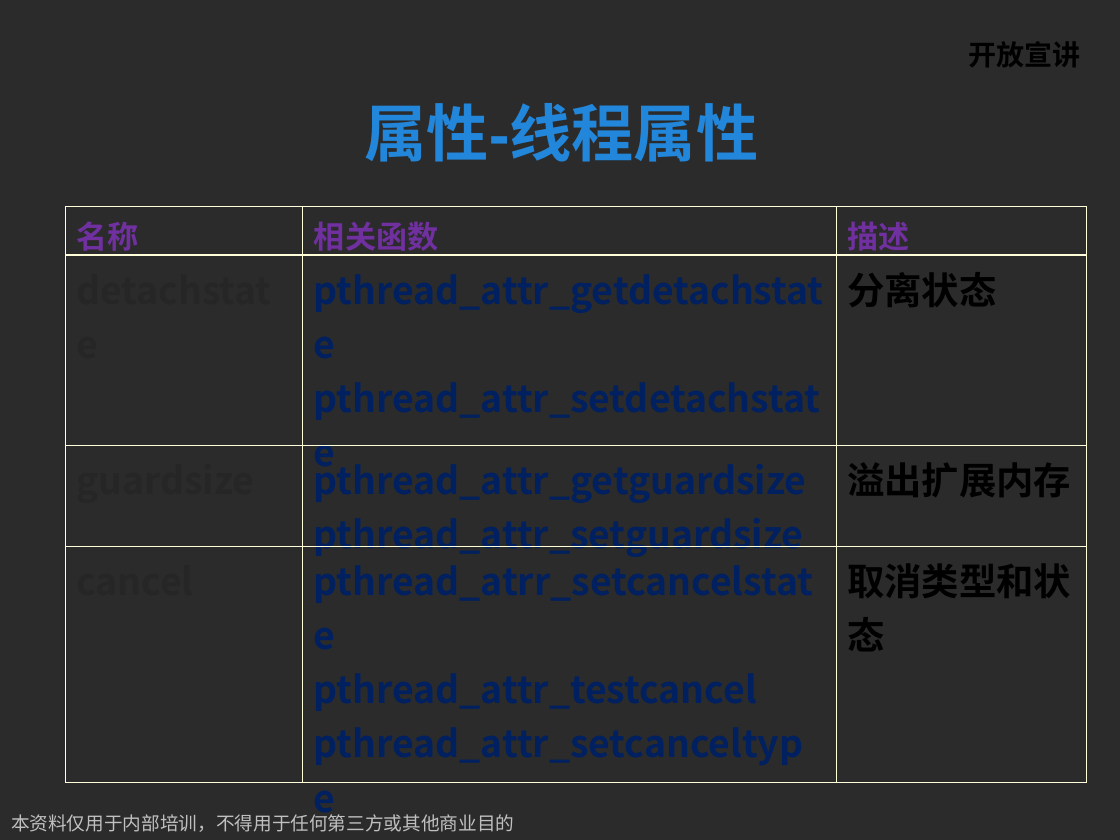
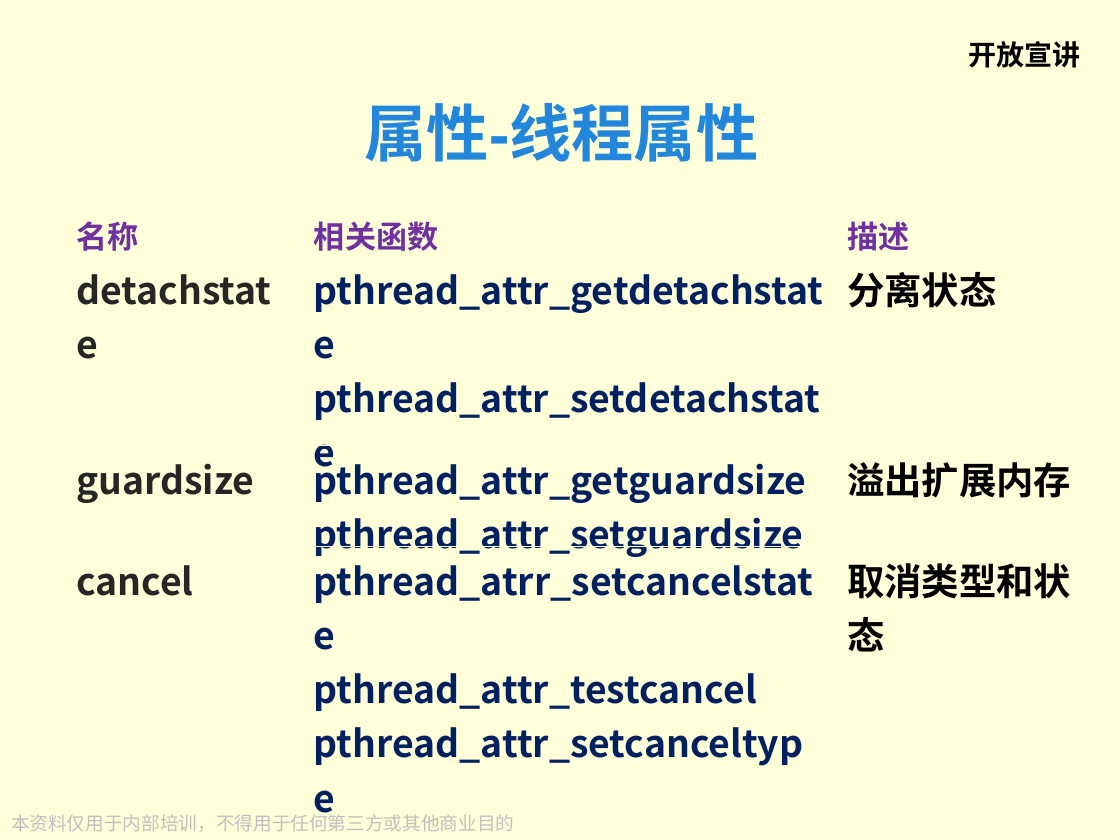
Before and after one commit to hzhxxx/ppt, a slide deck: slide 15 of Linux下C&C++多线程编程/Linux下C&C++多线程编程之一.ppt. Drawn at 1120x840 pixels with LibreOffice and Linux fonts; fonts in the diff are those of the drawing; background and template pictures are left out; a plain dark background stands for a picture behind light text. Boxes give left, top, right and bottom in pixels: in the first picture for what was removed or moved away, otherwise in the second. Text is boxed around its words. In the diff, an @@ line names an element or a change of style, - is before the commit and + after.

```diff
--- a/Linux下C&C++多线程编程/Linux下C&C++多线程编程之一.ppt
+++ b/Linux下C&C++多线程编程/Linux下C&C++多线程编程之一.ppt
@@ background picture (left out) to #FFFFD9 @@
```
Also in this commit, not shown: 10 other slides changed, 3 other files.
